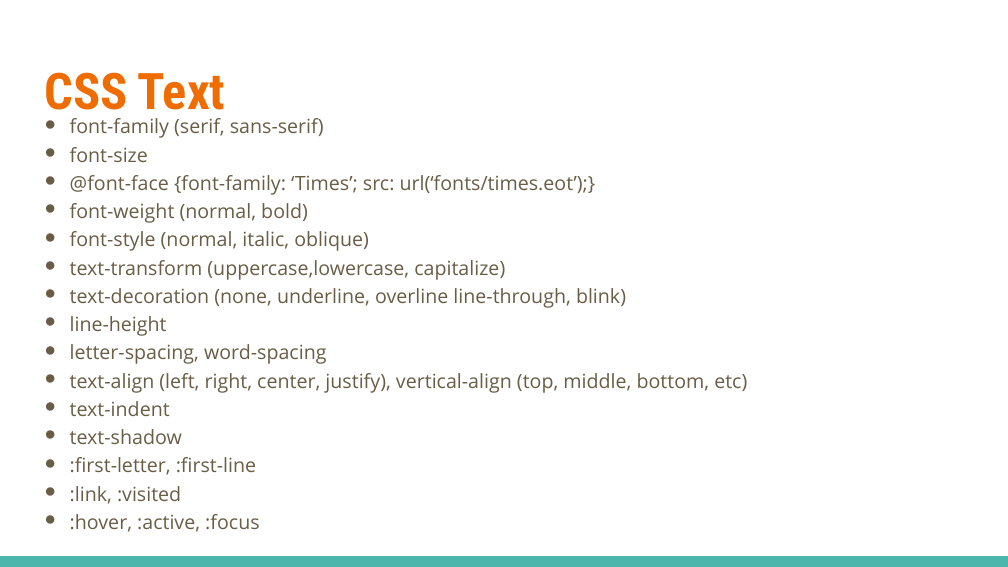
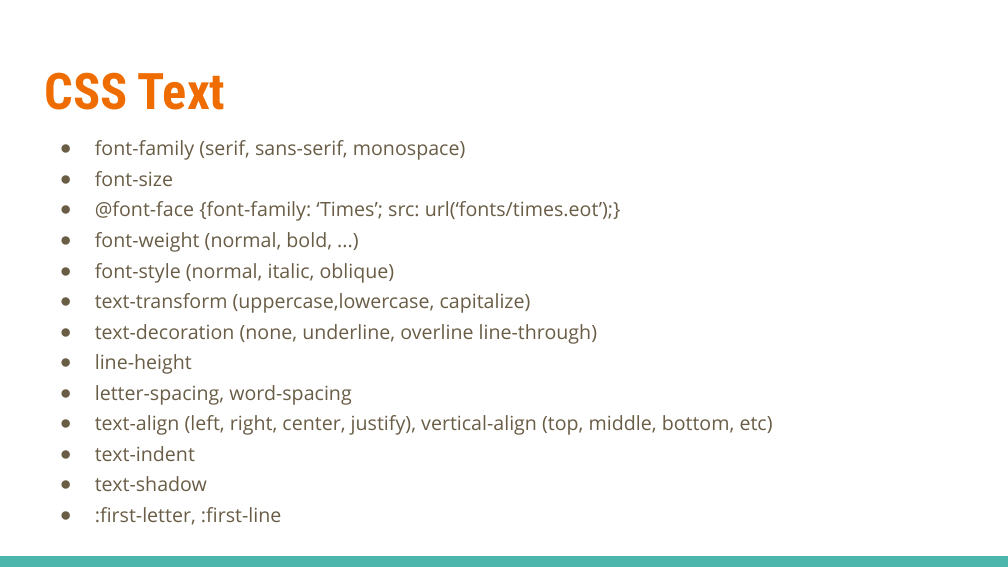
Before and after one commit to linkedin/high-school-trainee, a slide deck: slide 19 of Week_1/Lectures/1.3_HTML_and_CSS.pptx. Drawn at 1008x567 pixels with LibreOffice and Linux fonts; fonts in the diff are those of the drawing. Boxes give left, top, right and bottom in pixels: in the first picture for what was removed or moved away, otherwise in the second. Text is boxed around its words. In the diff, an @@ line names an element or a change of style, - is before the commit and + after.

```diff
--- a/Week_1/Lectures/1.3_HTML_and_CSS.pptx
+++ b/Week_1/Lectures/1.3_HTML_and_CSS.pptx
@@ text at (x1=95, y1=140, x2=465, y2=160): text changed @@
-● font-family (serif, sans-serif)
+● font-family (serif, sans-serif, monospace)
@@ text at (x1=95, y1=171, x2=773, y2=491): indent changed; line spacing 0.25 to 1.3; less space between paragraphs @@
@@ text at (x1=95, y1=232, x2=332, y2=252): text changed @@
-● font-weight (normal, bold)
+● font-weight (normal, bold, ...)
@@ text at (x1=95, y1=324, x2=597, y2=344): text changed @@
-● text-decoration (none, underline, overline line-through, blink)
+● text-decoration (none, underline, overline line-through)
@@ text at (x1=70, y1=486, x2=181, y2=504): paragraphs removed @@
-● :link, :visited
-● :hover, :active, :focus
```
Also in this commit, not shown: 20 other slides changed, 1 slide added, 1 slide removed.
